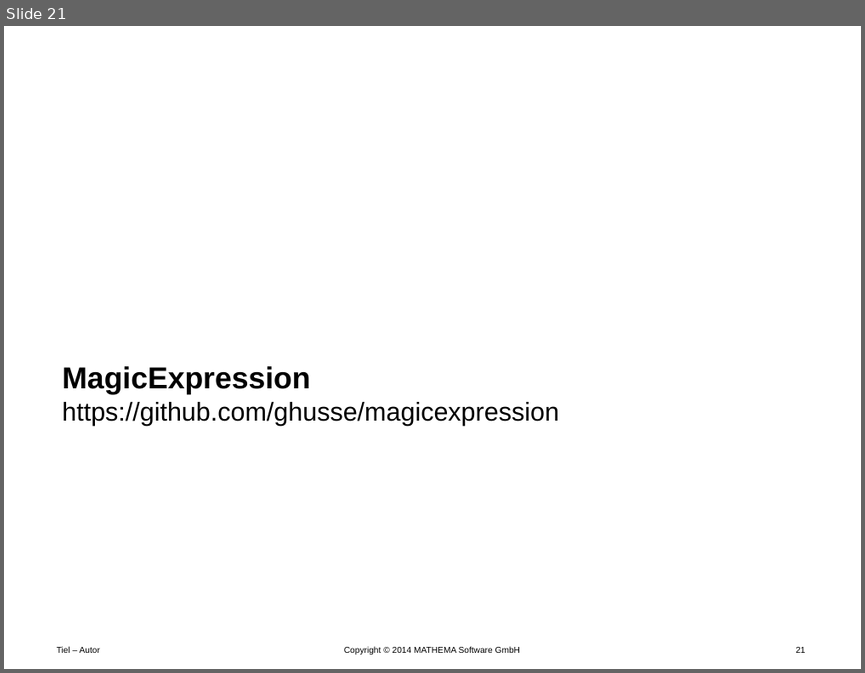
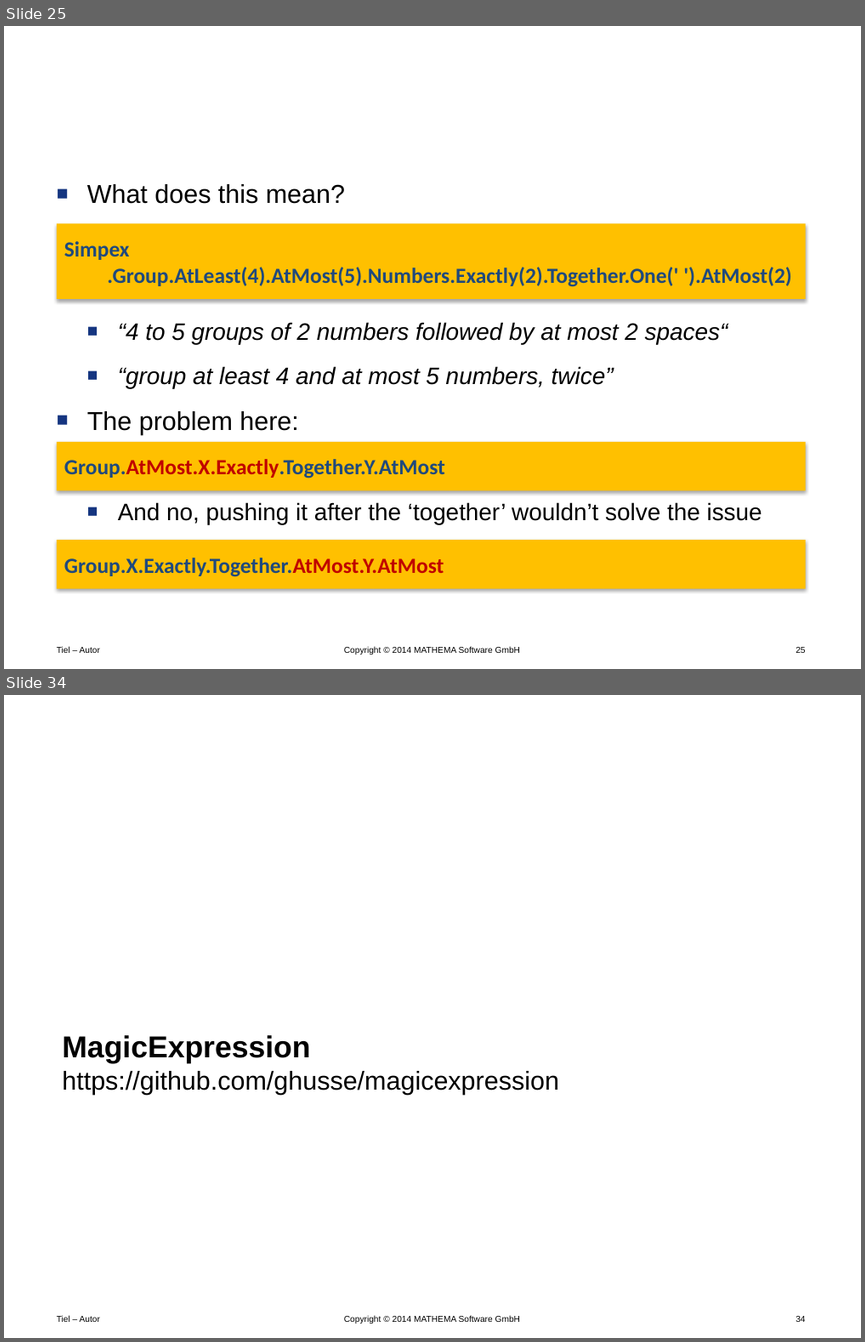
Before and after one commit to Timothep/Talk.LostInTranslation, a slide deck: LostInTranslation.pptx. Shown one above the other, each under a label of ours: slide 21 before the commit, slides 25 and 34 after it; the slides between them are not shown. The pictures are 865x673 and 865x1342 pixels, drawn with LibreOffice and Linux fonts; fonts in the diff are those of the drawing; background and template pictures are left out. Boxes give left, top, right and bottom in pixels: in the first picture for what was removed or moved away, otherwise in the second. Text is boxed around its words. In the diff, an @@ line names an element or a change of style, - is before the commit and + after.

```diff
--- a/LostInTranslation.pptx
+++ b/LostInTranslation.pptx
@@ slide 25 added at (4,26,861,669), background #FFFFFF; not listed: 3 template elements that a slide beside it also shows @@
@@ title added at (250,63,806,107), 24 pt, text #FFFFFF, bold @@
+Critics: Repetition Mess
@@ text added at (87,184,762,524), 22 pt, text #000000 @@
+■ What does this mean?
+  ■ “4 to 5 groups of 2 numbers followed by at most 2 spaces“
+  ■ “group at least 4 and at most 5 numbers, twice”
+■ The problem here:
+  ■ And no, pushing it after the ‘together’ wouldn’t solve the issue
@@ rectangle added at (57,223,806,299), fill #FFC000, 20 pt, text #1F497D, bold @@
+Simpex
+.Group.AtLeast(4).AtMost(5).Numbers.Exactly(2).Together.One(' ').AtMost(2)
@@ rectangle added at (57,442,806,491), fill #FFC000, 20 pt, text #1F497D, bold @@
+Group.AtMost.X.Exactly.Together.Y.AtMost
@@ rectangle added at (57,540,806,589), fill #FFC000, 20 pt, text #1F497D, bold @@
+Group.X.Exactly.Together.AtMost.Y.AtMost
@@ what was slide 21 is now slide 34 @@
@@ page number at (795,1315,805,1321): text changed @@
-21
+34
```
Also in this commit, not shown: 1 slide changed, 17 other slides added, 4 slides removed.
